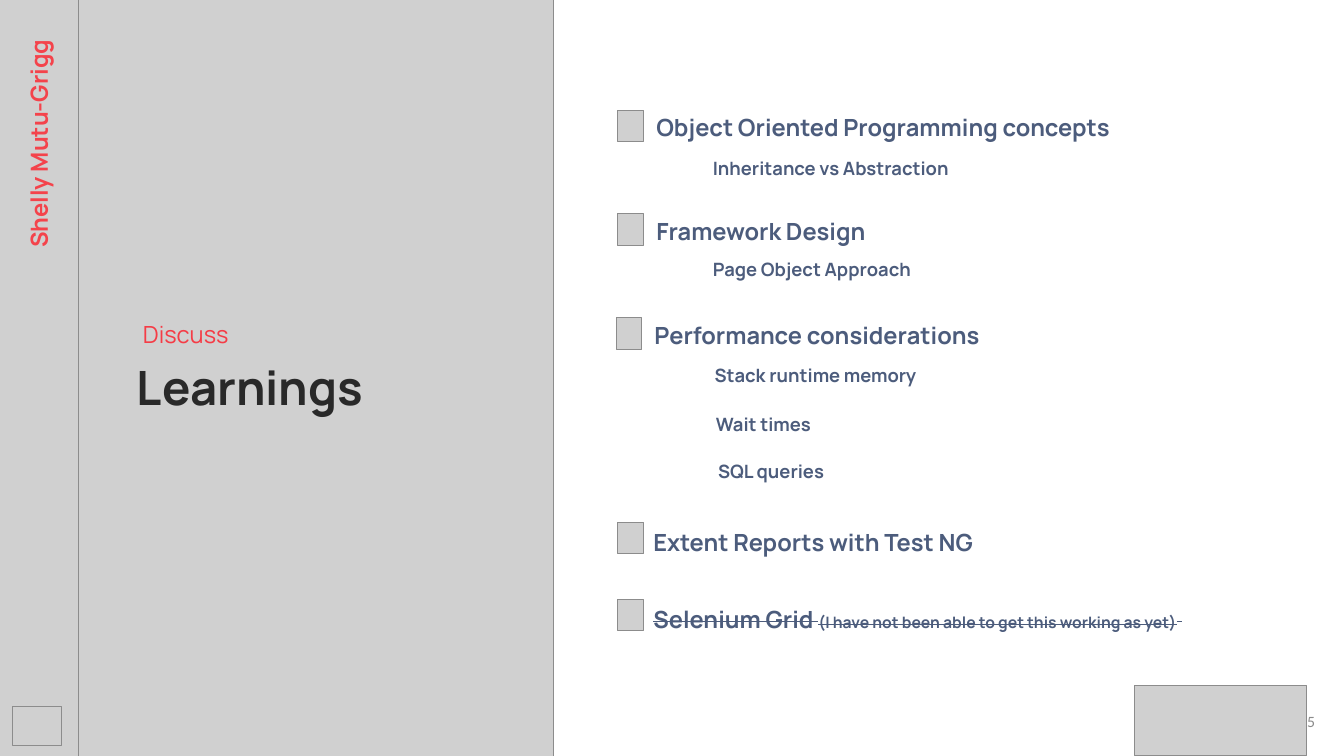
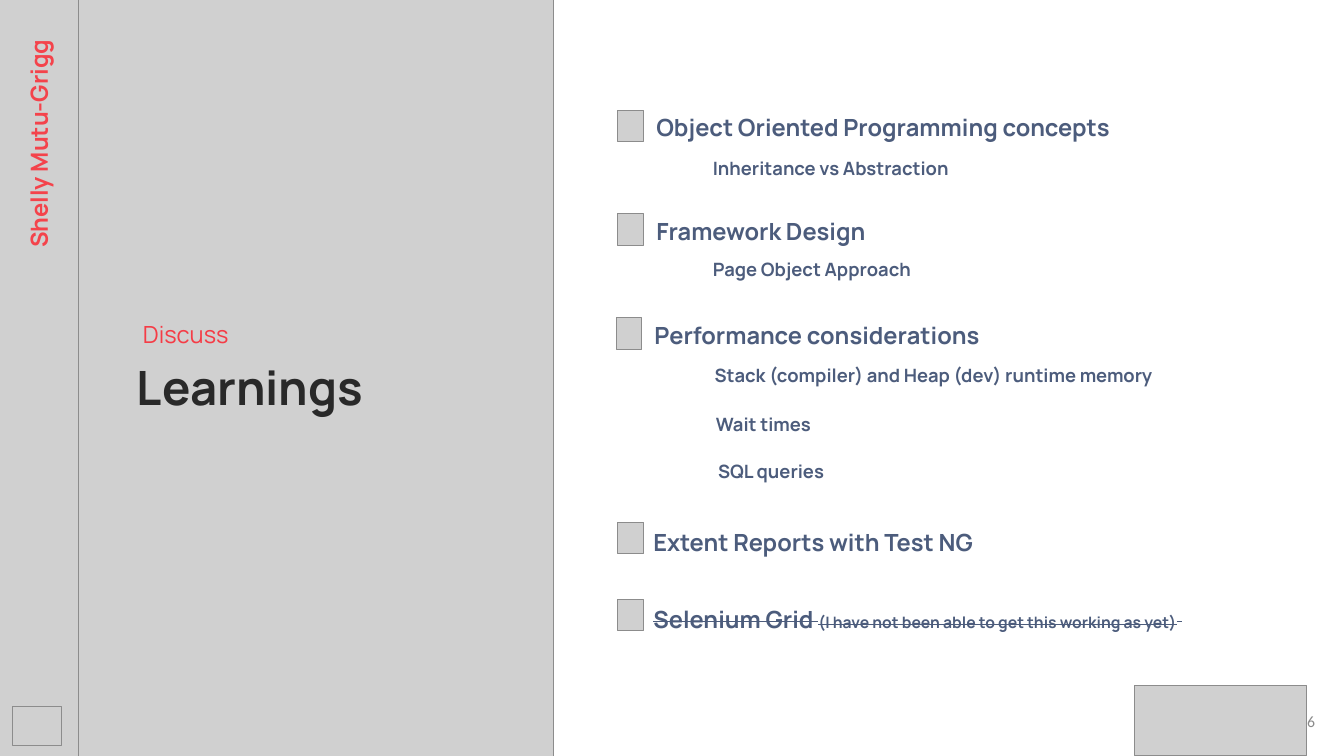
Before and after one commit to shellymutu-grigg/Selenium_WebDriver_with_Java_DEMO, a slide deck: slide 6 of Selenium with Java Presentation.pptx (slide 5 before the commit). Drawn at 1344x756 pixels with LibreOffice and Linux fonts; fonts in the diff are those of the drawing; grey boxes stand for pictures; background and template pictures are left out. Boxes give left, top, right and bottom in pixels: in the first picture for what was removed or moved away, otherwise in the second. Text is boxed around its words. In the diff, an @@ line names an element or a change of style, - is before the commit and + after.

```diff
--- a/Selenium with Java Presentation.pptx
+++ b/Selenium with Java Presentation.pptx
@@ text at <box>715,366,1152,387</box>: text changed @@
-Stack runtime memory
+Stack (compiler) and Heap (dev) runtime memory
@@ page number at <box>1307,716,1315,727</box>: text changed @@
-5
+6
```
Also in this commit, not shown: 1 other slide changed, 1 slide added, 9 other files.
